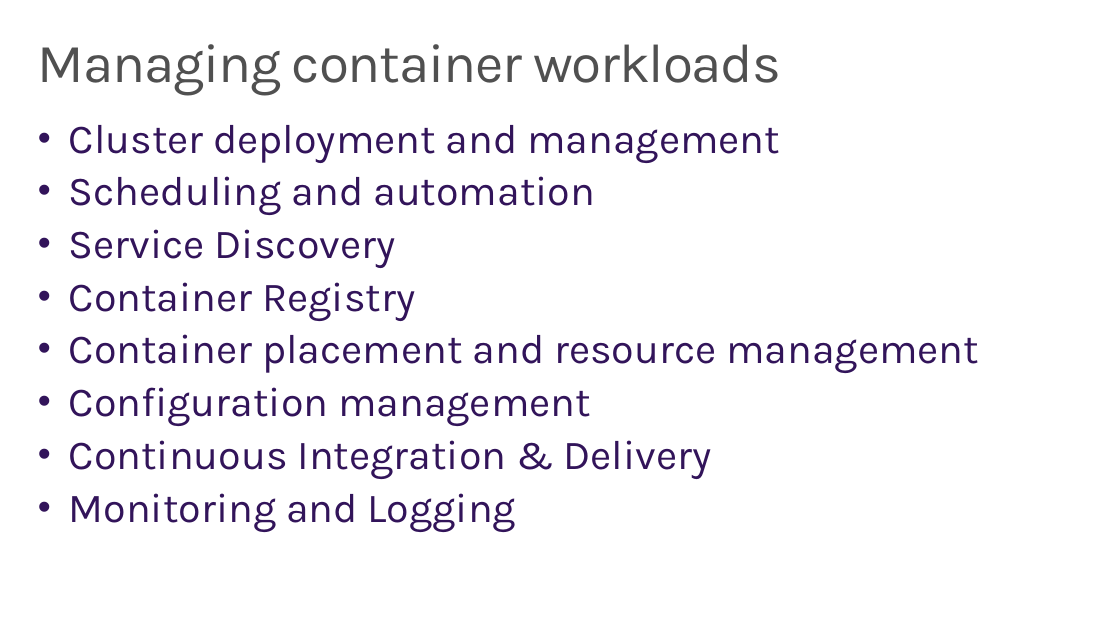
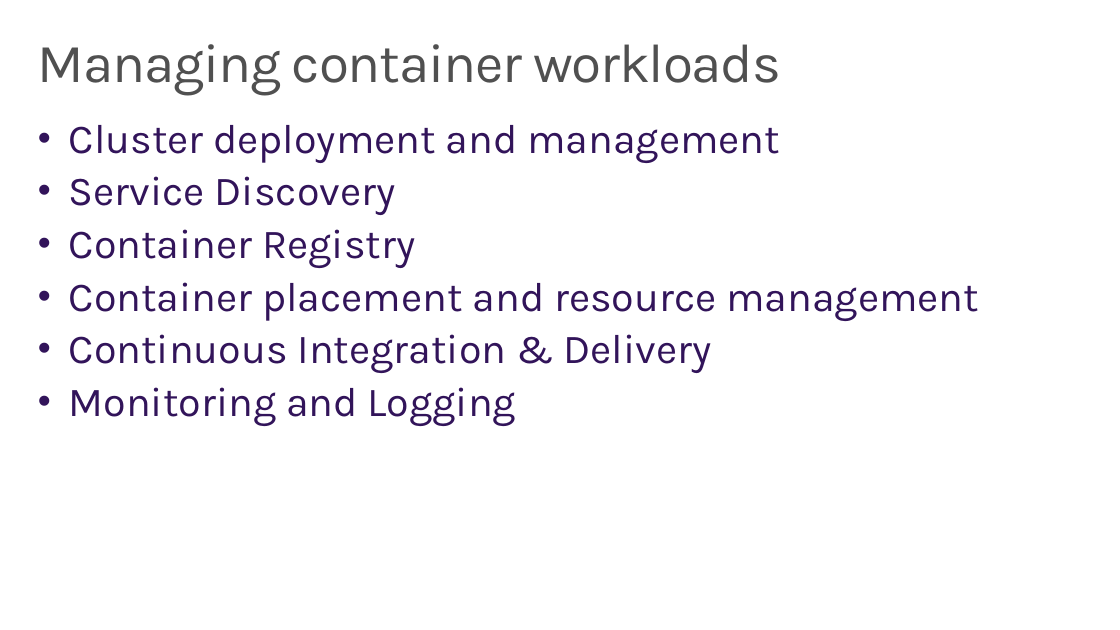
Before and after one commit to wely/DevCamp, a slide deck: slide 20 of Presentation/Module07-Containers.pptx (slide 19 before the commit). Drawn at 1120x630 pixels with LibreOffice and Linux fonts; fonts in the diff are those of the drawing; background and template pictures are left out. Boxes give left, top, right and bottom in pixels: in the first picture for what was removed or moved away, otherwise in the second. Text is boxed around its words. In the diff, an @@ line names an element or a change of style, - is before the commit and + after.

```diff
--- a/Presentation/Module07-Containers.pptx
+++ b/Presentation/Module07-Containers.pptx
@@ text at [69,176,595,215]: paragraph removed @@
-• Scheduling and automation
@@ text at [69,387,591,426]: paragraph removed @@
-• Configuration management
```
Also in this commit, not shown: 3 other slides changed, 2 slides added, 2 slides removed.
